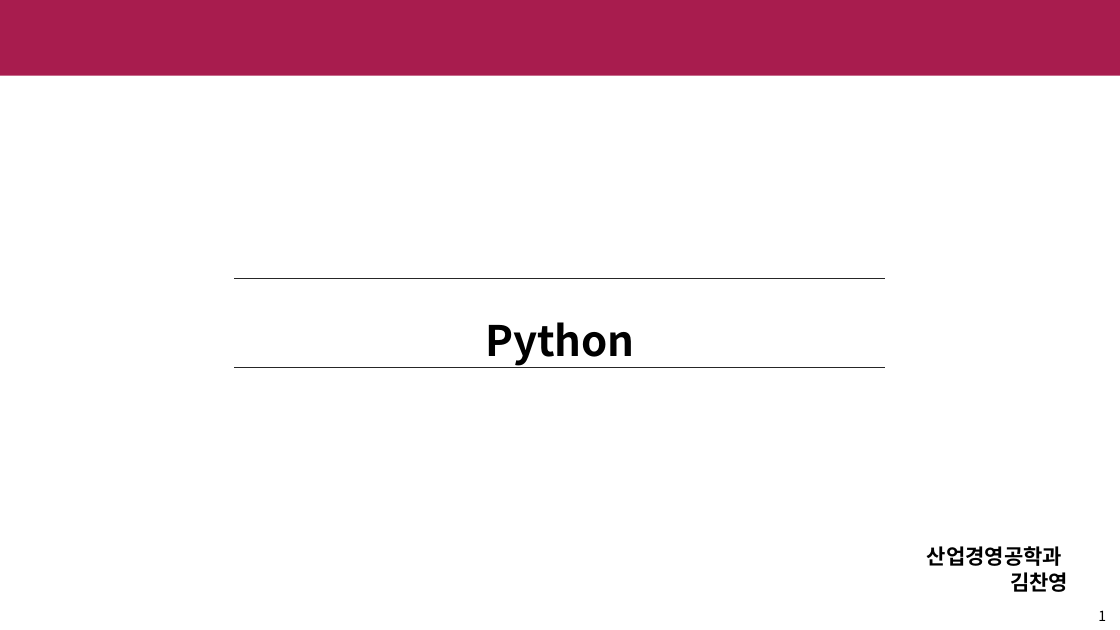
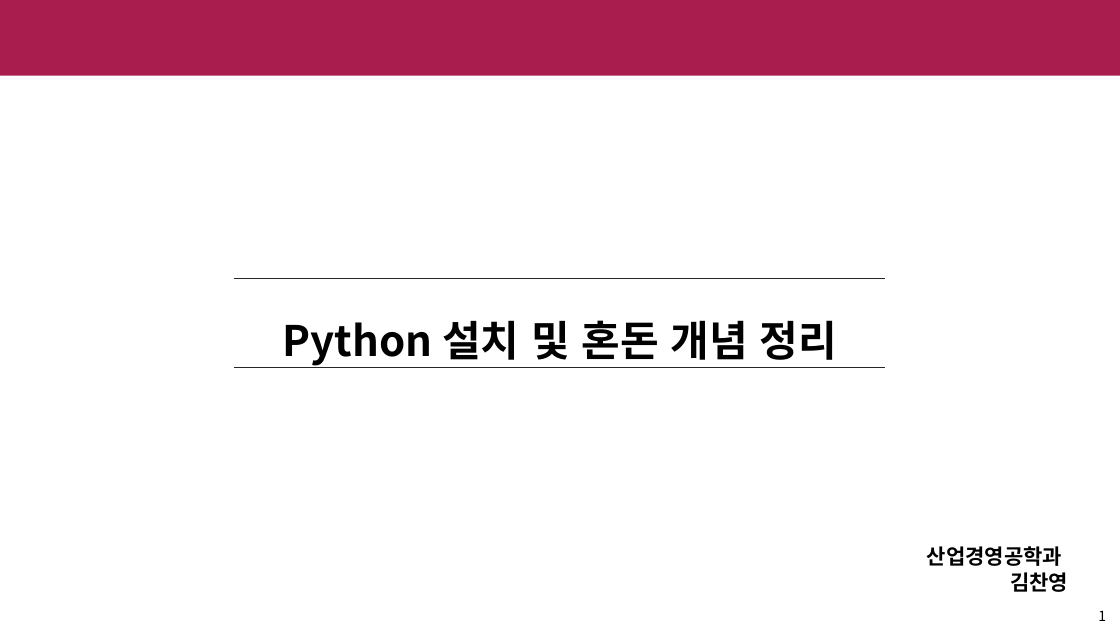
Before and after one commit to shinychan95/R_to_Python, a slide deck: slide 1 of R/python 설치 정리.pptx. Drawn at 1120x630 pixels with LibreOffice and Linux fonts; fonts in the diff are those of the drawing; background and template pictures are left out. Boxes give left, top, right and bottom in pixels: in the first picture for what was removed or moved away, otherwise in the second. Text is boxed around its words. In the diff, an @@ line names an element or a change of style, - is before the commit and + after.

Commit message:
python research final

```diff
--- a/R/python 설치 정리.pptx
+++ b/R/python 설치 정리.pptx
@@ text at box(283, 320, 837, 366): text changed @@
-Python
+Python 설치 및 혼돈 개념 정리
```
Also in this commit, not shown: 6 other slides changed, 11 slides added, 6 slides removed.
